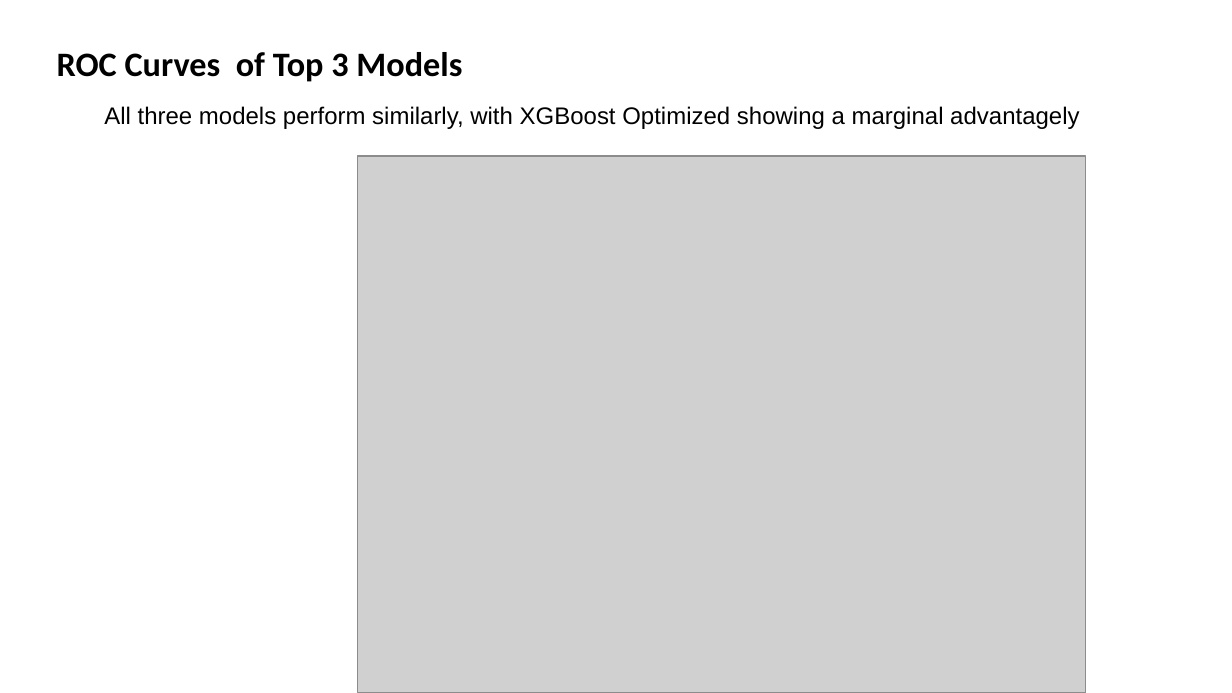
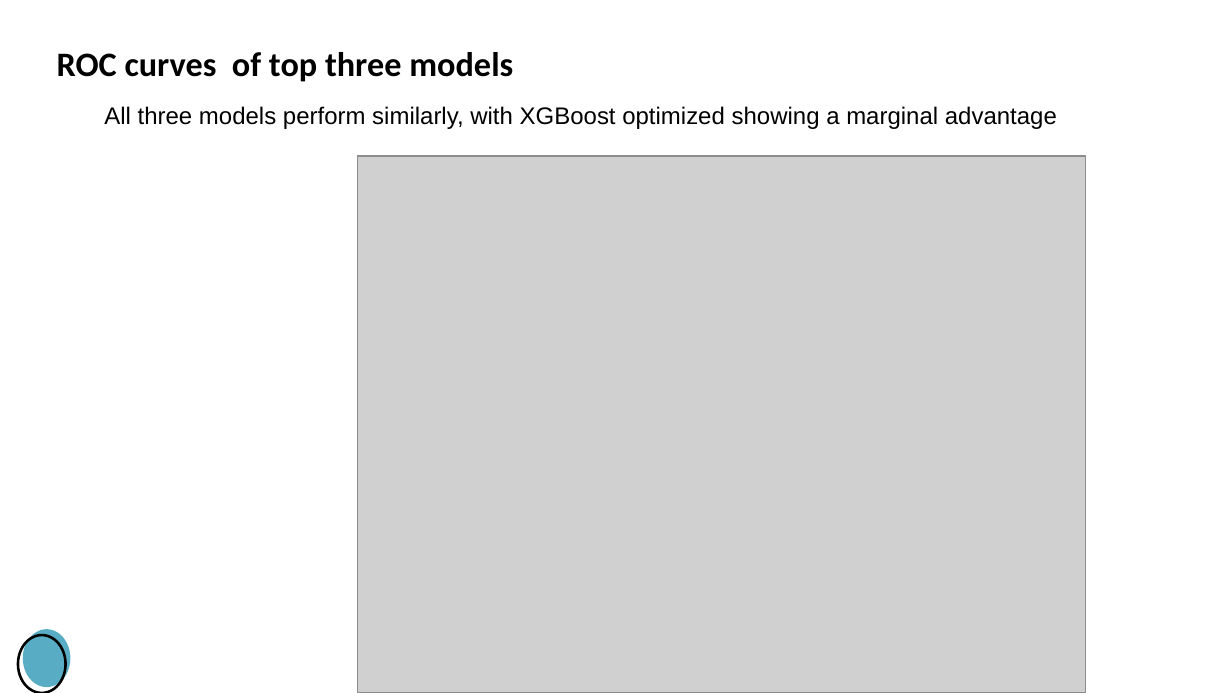
Before and after one commit to gwillcoding/ML_project, a slide deck: slide 11 of Project_presentation.pptx (slide 10 before the commit). Drawn at 1232x693 pixels with LibreOffice and Linux fonts; fonts in the diff are those of the drawing; grey boxes stand for pictures; background and template pictures are left out. Boxes give left, top, right and bottom in pixels: in the first picture for what was removed or moved away, otherwise in the second. Text is boxed around its words. In the diff, an @@ line names an element or a change of style, - is before the commit and + after.

```diff
--- a/Project_presentation.pptx
+++ b/Project_presentation.pptx
@@ title at (57,52,513,82): text changed @@
-ROC Curves of Top 3 Models
+ROC curves of top three models
@@ text at (104,106,1057,129): text changed @@
-All three models perform similarly, with XGBoost Optimized showing a marginal advantagely
+All three models perform similarly, with XGBoost optimized showing a marginal advantage
@@ ellipse added at (18,634,67,692), outline #000000 1.5 pt @@
@@ ellipse added at (22,630,70,687), fill #58ADC5 @@
```
Also in this commit, not shown: 9 other slides changed, 3 slides added, 4 slides removed, 2 other files.
